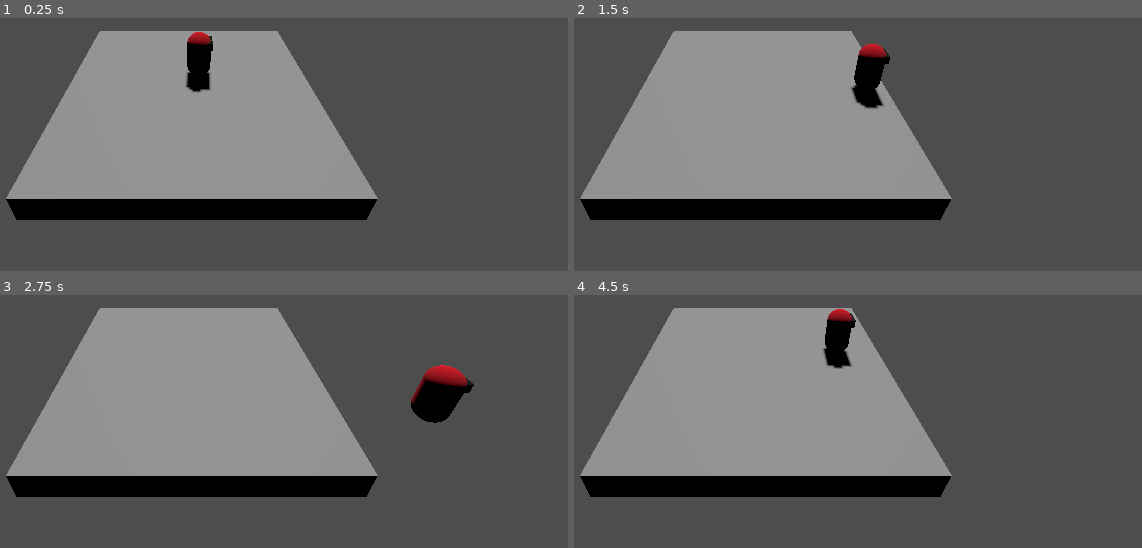
Above: before the commit, frames 1-4 (two rows, left to right).
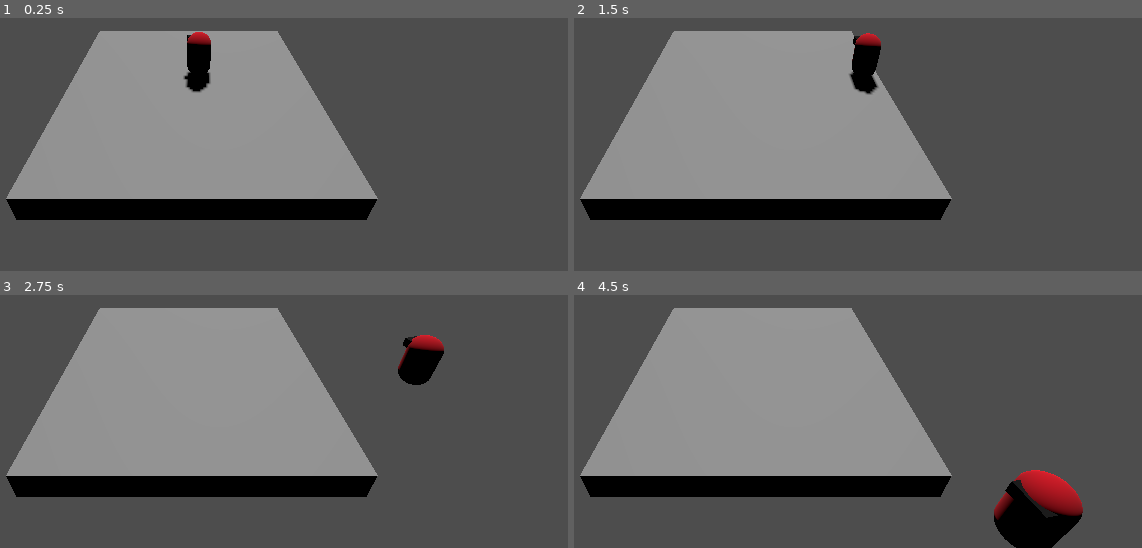
Above: after the commit, the same moments.

Repository: npoy/3d-roguelike-poc
Game: Godot game, scene res://level.tscn
The game is run twice, just before and just after one commit, with the same random seed, the same clock (stepped at 60 frames per second) and the same inputs.
Inputs (mouse positions are in pixels of both pictures, inside the frame that each line leads up to):
- Up to frame 1 (0.25 s): no input
- Up to frame 2 (1.5 s): tap Enter (ui_accept) at 0.5, 0.77 s; move the mouse to (937, 23) at 0.52 s; hold Right (ui_right) 0.53-1.28 s; move the mouse to (602, 68) at 1.27 s; hold Down (ui_down) from 1.28 s (still down)
- Up to frame 3 (2.75 s): tap Enter (ui_accept) at 1.52 s; move the mouse to (outside the picture) at 2.02 s; release Down (ui_down) at 2.03 s; hold Right (ui_right) from 2.03 s (still down)
- Up to frame 4 (4.5 s): move the mouse to (721, 413) at 2.77 s; release Right (ui_right) at 2.78 s; hold Up (ui_up) 2.78-3.53 s; tap Enter (ui_accept) at 3.02, 3.77 s; move the mouse to (1000, 391) at 3.52 s; hold Left (ui_left) from 3.53 s (still down); move the mouse to (outside the picture) at 4.27 s

The runs differ from the first frame. In frame 1, less than 0.1% of the frame differs, in the area x 32-38%, y 6-29%; in frame 2, 1.0%; in frame 3, 2.7%; in frame 4, 4.6%, in the area x 43-90%, y 5-100%.

Commit message:
Added look_at for 3d character by using raycast

Diff:
--- a/level.tscn
+++ b/level.tscn
@@ -1,6 +1,7 @@
-[gd_scene load_steps=6 format=3 uid="uid://ypd2w5ewo5cd"]
+[gd_scene load_steps=7 format=3 uid="uid://ypd2w5ewo5cd"]
 
-[ext_resource type="Script" path="res://Player.gd" id="1_b25lt"]
+[ext_resource type="Script" path="res://player.gd" id="1_b25lt"]
+[ext_resource type="Script" path="res://main.gd" id="1_n2rh3"]
 
 [sub_resource type="CapsuleMesh" id="CapsuleMesh_bjknu"]
 
@@ -13,9 +14,11 @@
 albedo_color = Color(0, 0, 0, 1)
 
 [node name="Level" type="Node3D"]
+script = ExtResource("1_n2rh3")
 
 [node name="Ground" type="CSGBox3D" parent="."]
 transform = Transform3D(1, 0, 0, 0, 1, 0, 0, 0, 1, 4.5, -1, -4.5)
+use_collision = true
 size = Vector3(10, 1, 10)
 
 [node name="Player" type="CharacterBody3D" parent="."]
@@ -24,12 +27,14 @@
 metadata/_edit_group_ = true
 
 [node name="Body" type="MeshInstance3D" parent="Player"]
+transform = Transform3D(-4.37114e-08, 0, 1, 0, 1, 0, -1, 0, -4.37114e-08, 0, 0, 0)
 mesh = SubResource("CapsuleMesh_bjknu")
 surface_material_override/0 = SubResource("StandardMaterial3D_oqqhj")
 
-[node name="Eyes" type="MeshInstance3D" parent="Player"]
+[node name="Eyes" type="MeshInstance3D" parent="Player/Body"]
 transform = Transform3D(0.376923, 0, 0, 0, 0.317702, 0, 0, 0, 0.70389, 0.346172, 0.532283, -0.0252657)
 mesh = SubResource("BoxMesh_b0100")
+skeleton = NodePath("../..")
 surface_material_override/0 = SubResource("StandardMaterial3D_hlyy5")
 
 [node name="CollisionShape3D" type="CollisionShape3D" parent="Player"]
--- /dev/null
+++ b/main.gd
@@ -0,0 +1,20 @@
+extends Node3D
+
+var ray_lenght: int = 2000
+
+func _physics_process(delta):
+	var camera = $Camera3D
+	var mouse_position: Vector2 = get_viewport().get_mouse_position()
+	var ray_origin: Vector3 = $Camera3D.project_ray_origin(mouse_position)
+	var ray_target: Vector3 = ray_origin + $Camera3D.project_ray_normal(mouse_position) * ray_lenght
+	#print_debug("Mouse position: ", mouse_position)
+	#print_debug("ray_origin: ", ray_origin)
+	#print_debug("ray_target: ", ray_target)
+
+	var ray_query = PhysicsRayQueryParameters3D.create(ray_origin, ray_target)
+	var space_state: PhysicsDirectSpaceState3D = get_world_3d().direct_space_state
+	var intersection: Dictionary = space_state.intersect_ray(ray_query)
+
+	if not intersection.is_empty():
+		var pos = Vector3(intersection.position.x, $Player.position.y, intersection.position.z)
+		$Player.look_at(pos, Vector3.UP)
